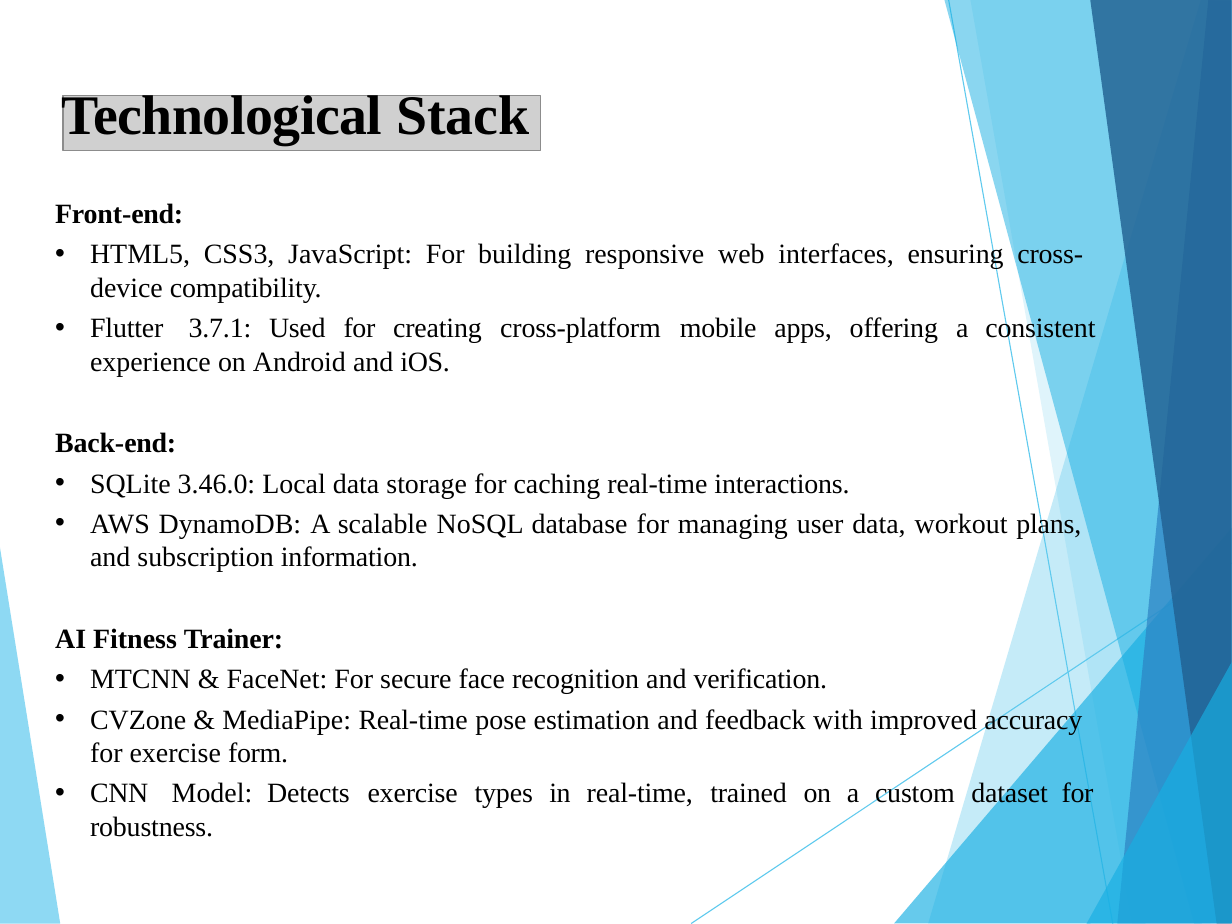
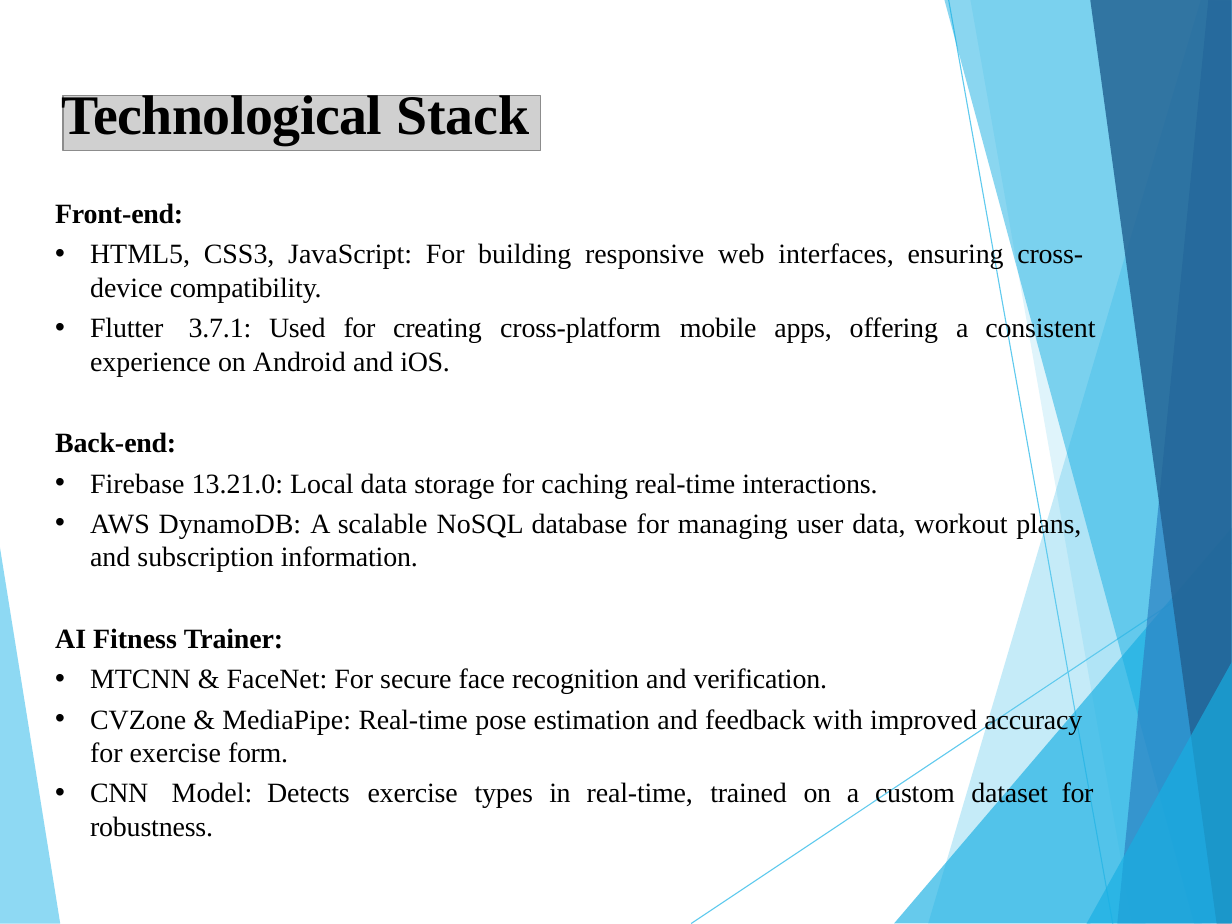
Before and after one commit to riyasawant193/AIFT, a slide deck: slide 14 of Documentation/Major Project Documents/Group 15 Major Project Review 1 Presentation.pptx. Drawn at 1232x924 pixels with LibreOffice and Linux fonts; fonts in the diff are those of the drawing; grey boxes stand for pictures. Boxes give left, top, right and bottom in pixels: in the first picture for what was removed or moved away, otherwise in the second. Text is boxed around its words. In the diff, an @@ line names an element or a change of style, - is before the commit and + after.

```diff
--- a/Documentation/Major Project Documents/Group 15 Major Project Review 1 Presentation.pptx
+++ b/Documentation/Major Project Documents/Group 15 Major Project Review 1 Presentation.pptx
@@ text at (x1=90, y1=473, x2=877, y2=498): text changed @@
-• SQLite 3.46.0: Local data storage for caching real-time interactions.
+• Firebase 13.21.0: Local data storage for caching real-time interactions.
```
Also in this commit, not shown: 3 other slides changed, 1 slide added, 2 other files.
